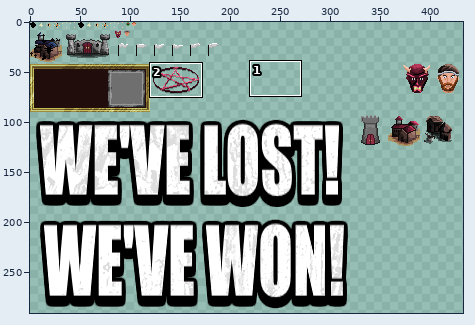
Edited in one commit: sprite sheet (res/textures/textureGame.png). The picture above shows the old version from afar; the outline marks the close-up.
Close-up. Before:
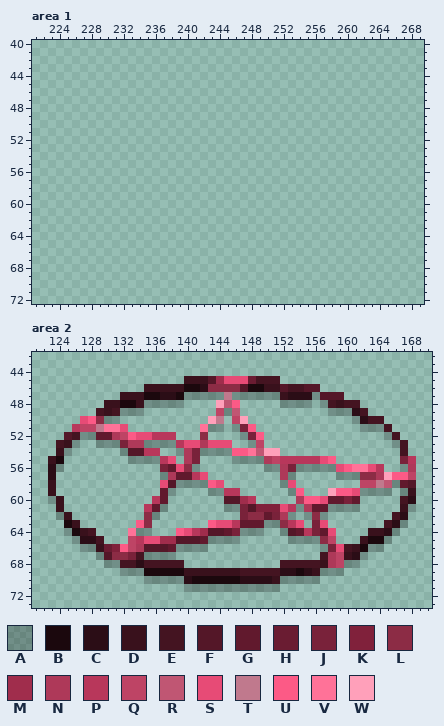
The file is 512x511 pixels. Colours within 5 levels of each other are drawn and written as one. Shown: area 1: x 221..269, y 40..72; area 2: x 121..170, y 42..73. The old version is drawn lined up with the new one. The wide view leaves out empty margins. The commit also changed other parts of the picture, which this record leaves out.
Palette (. is transparent): A #0000003f  B #1b080d  C #2b0d16  D #39111c  E #441421  F #541728  G #61192d  H #6a1c32  J #79223a  K #80213b  L #8c2c45  M #a02d4c  N #ae3959  P #b8375b  Q #be4465  R #c05673  S #e74b76  T #c0798d  U #fc5a86  V #ff7298  W #ffa0ba
Pixels before, area 2, first column x 123:
45 .................DDDFMSSSHEEE.................
46 ............DDDDDBBCLLLLFBBDDFEEFF............
47 .........DDDBBCCBAAAAATAAAAAADCCCAFFF.........
48 .......DDBBDAAAAA....WRU.....AAAA.AEDEE.......
49 ......EDEAAA.........QAR...........AAACE......
50 ....SULAA...........WT.QW.............ACEE....
51 ...PQQTVVS.........VAA.AJU.............AAAE...
52 ..FEAAGGNQUSSPPP...L....AJU...............AE..
53 .EDA..AAAJNNAAAAPSSNSSS..AQ................AE.
54 .DA......AFFPP..ANJAAAAUUVRWW...............E.
55 DB........AAAAPS.NJ....AAAANQPPPPPSU........JP
56 CA............JGSLA........AANJAAAAASUVVSP..AN
57 C.............ANGGPS.........NA.....AAALLNWUUQ
58 D.............SFAAAAUS.......AS........QQTRAGF
59 D.............GA....AAPP......AU...WUUSAAAA.AD
60 AD...........PG.......FFMP.....NUUSGGJG.....EC
61 .D..........PGA.......AAJFKKKSPANGGAAAA.....DA
62 .AD.........LA..........JLLGJNA.ALA........EC.
63 ..BD.......UL.......USSPGGGAALPS.JS.......ECA.
64 ..ABDE....VAA...USPMFFGJAAA..AFGPJGS....DDCA..
65 ...ACCE...QPSSMMFFFGAAAA......AAAALQ...DBBA...
66 ....AADHKUQNFFFGAAAA..............AJSEDBAA....
67 ......AFLLJEAAAA..................ENQDCA......
68 .......AAEECEEEEE............EEEEEDNQAA.......
69 .........AAABBBBBDDDDDDDEEEEECCBCDAAA.........
70 ............AAAAACBBBBBBCCCCDAAAAA............
71 .................AAAAAAAAAAAA.................
After:
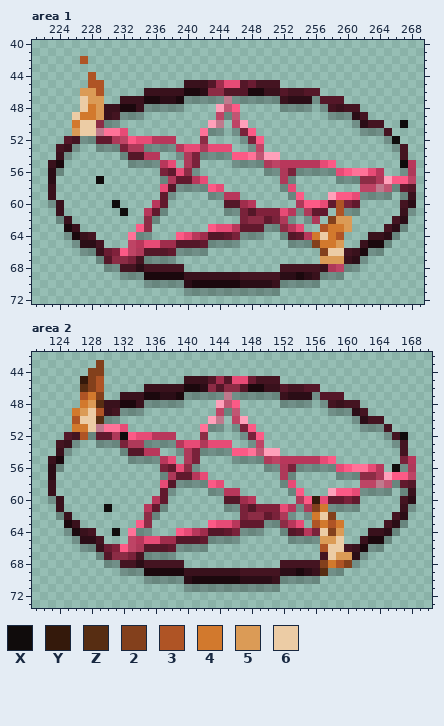
Colours new in this view: X #100c0c  Y #34190b  Z #572d12  2 #83401c  3 #af5425  4 #d2792d  5 #db9b56  6 #eccca5
From old to new:
canvas 512x511 -> 512x512; drawings rearranged on the sheet (the old picture shows each at its new place)
Changed rows in their new state; - is an unchanged pixel.
Area 1:
first column x 223:
42 ----3-----------------------------------------
44 -----3----------------------------------------
45 -----33----------DDDFMSSFHEEE-----------------
46 ----553-----DDDDDBBCLLFFFBBDDFEEFF------------
47 ----655--DDDBBCCBAAAAATAAAAAADCCCAFFF---------
48 ----645DDBBDAAAAA----WRU-----AAAA-AEDEE-------
49 ---6445DEAAA---------QAR-----------AAACE------
50 ---466LAA-----------WT-QW-------------ACEE--X-
51 ---566TVVS---------VAA-AJU-------------AAAE---
52 --FEAAGGNQUSSPPP---L----AJU---------------AX--
53 -EDA--AAAJNNAAAAPSSNSSS--AQ----------------AE-
54 -DA------AFFPP--ANJAAAAUUVRWW---------------E-
55 DB--------AAAAPS-NJ----AAAANQPPPPPSU--------XP
56 CA------------JGSLA--------AANJAAAAASUVVSP--AN
57 C-----X-------ANGGPS---------NA-----AAALLNWUUQ
58 D-------------SFAAAAUS-------AS--------QQTRAGF
59 D-------------GA----AAPP------AU---WUUSAAAA-AD
60 AD------X----PG-------FFMP-----NUUSG3JG-----EC
61 -D-------X--PGA-------AAJFKKKSPANGG-3AA-----DA
62 -AD---------LA----------JLLGJNA-AN-255-----EC-
63 --BD-------UL-------USSPGGGAALPS--3445----ECA-
64 --ABDE----VAA---USPMFFGJAAA--AFGP4643---DDCA--
65 ---ACCE---QPSSMMFFFGAAAA------AAA2445--DBBA---
66 ----AADHKUQNFFFGAAAA--------------266EDBAA----
67 ------AFLLJEAAAA------------------555DCA------
68 -------AAEECEEEEE------------EEEEEDNQAA-------
69 ---------AAABBBBBDDDDDDDEEEEECCBCDAAA---------
70 ------------AAAAACBBBBBBCCCCDAAAAA------------
71 -----------------AAAAAAAAAAAA-----------------
Area 2:
first column x 126:
43 ---2--------------------------------------
44 --22--------------------------------------
45 -Y23---------------F----------------------
46 -Z23--------------F-----------------------
47 -342--------------------------------------
48 -45Z--------------------------------------
49 4563--------------------------------------
50 366Z--------------------------------------
51 446---------------------------------------
52 -3----X----------------------------------X
first column x 166:
56 X
first column x 130:
60 --------------------------Y----
61 X-------------------------24---
62 --------------------------462--
63 --------------------------3434-
64 -X-------------------------625-
65 ---------------------------556-
66 ---------------------------366-
67 ----------------------------655
68 ---------------------------2432
69 ---------------------------Z---
